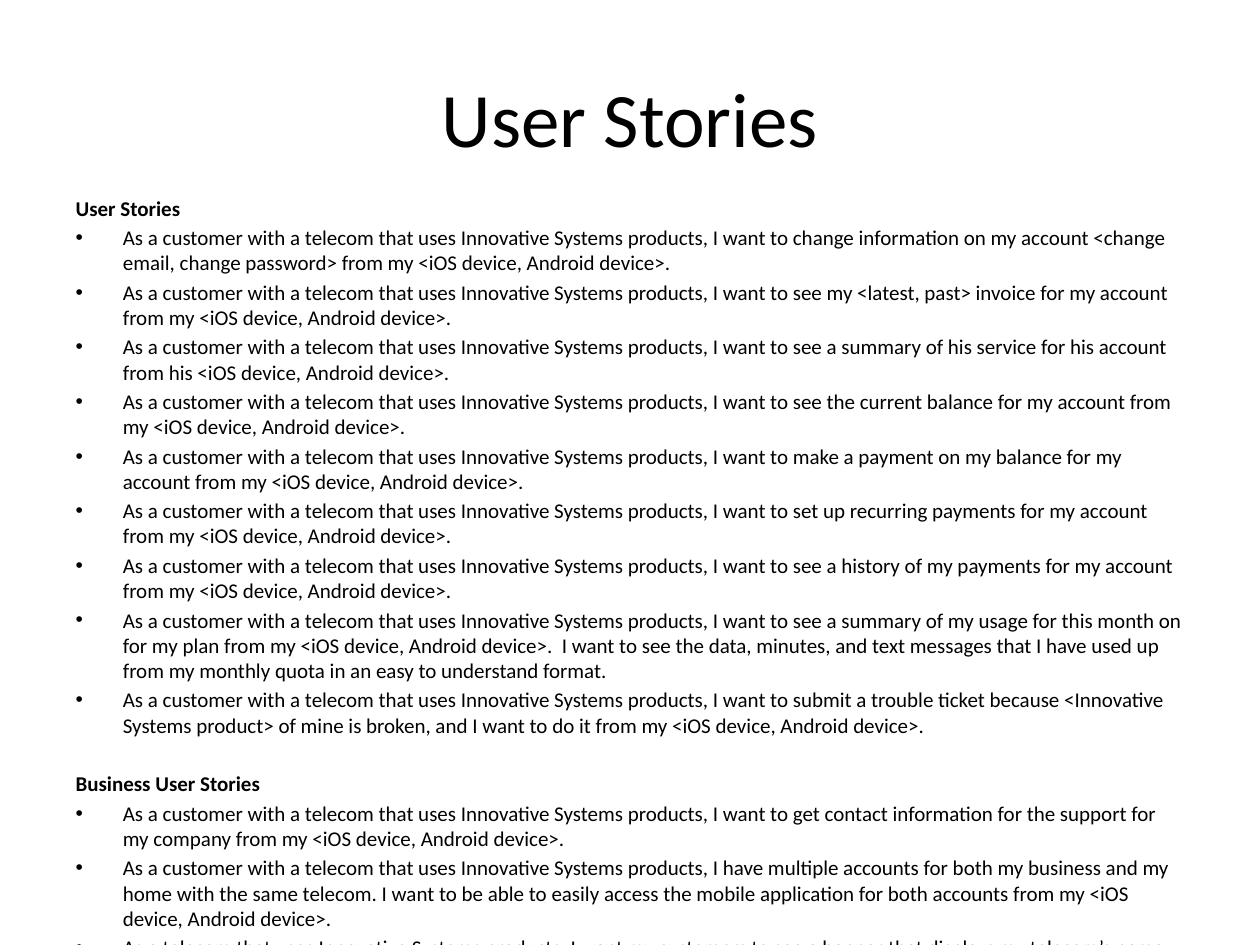
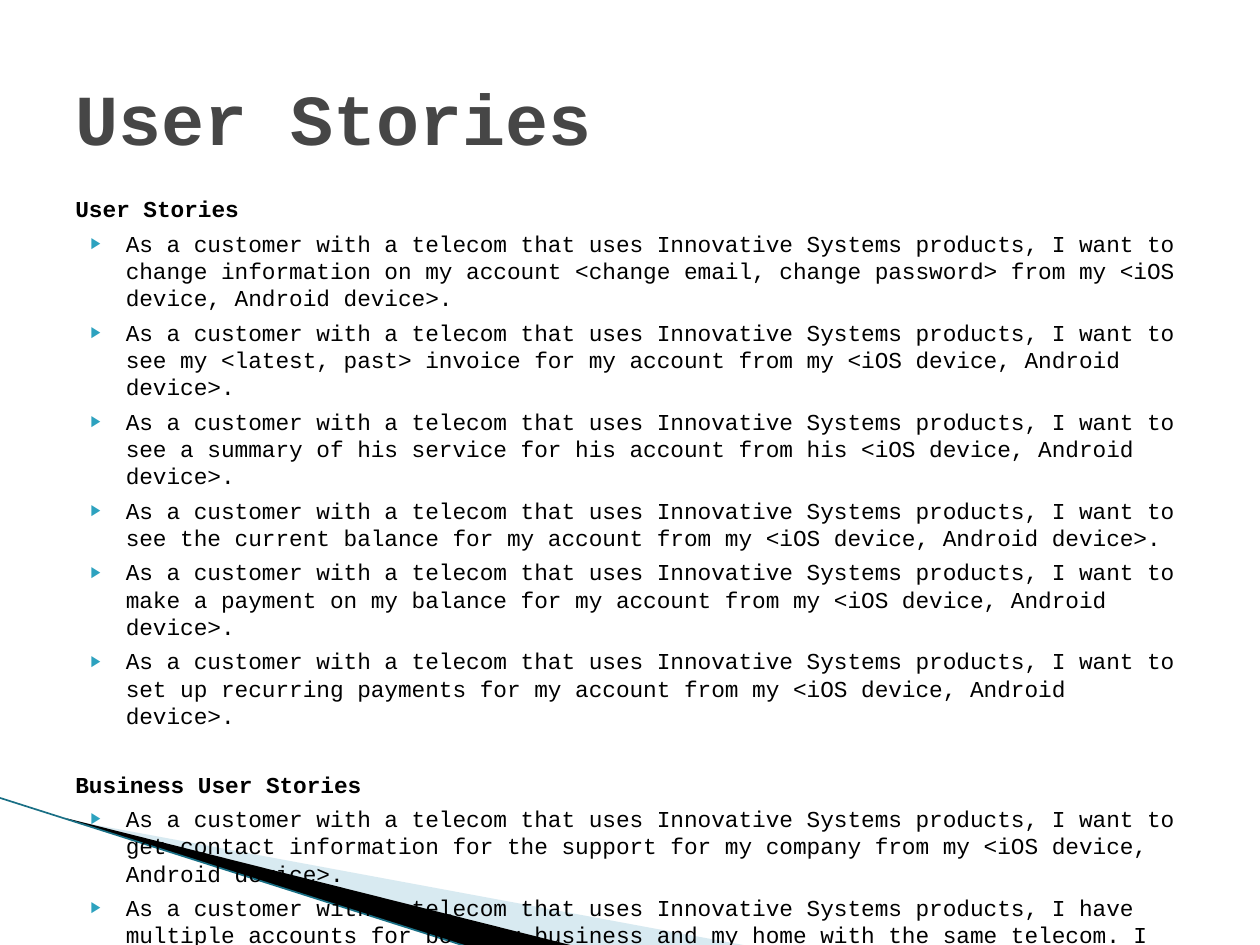
Before and after one commit to SDSMT-CSC/ECPMA, a slide deck: slide 4 of Documentation/Presentation1.pptx. Drawn at 1260x945 pixels with LibreOffice and Linux fonts; fonts in the diff are those of the drawing; background and template pictures are left out. Boxes give left, top, right and bottom in pixels: in the first picture for what was removed or moved away, otherwise in the second. Text is boxed around its words. In the diff, an @@ line names an element or a change of style, - is before the commit and + after.

```diff
--- a/Documentation/Presentation1.pptx
+++ b/Documentation/Presentation1.pptx
@@ title "User Stories" at box(75, 94, 592, 146): size 44 to 41 pt, font Calibri to Courier New, text colour #000000 to #464646, bold on; alignment centre to left @@
@@ text "User Stories" at box(75, 201, 1175, 945): size 12 to 13 pt, font Calibri to Courier New; more space between paragraphs; bullet • to ▶ @@
@@ text at box(123, 558, 1181, 737): paragraphs removed @@
-• As a customer with a telecom that uses Innovative Systems products, I want to see a history of my payments for my account from my <iOS device, Android device>.
-• As a customer with a telecom that uses Innovative Systems products, I want to see a summary of my usage for this month on for my plan from my <iOS device, Android device>. I want to see the data, minutes, and text messages that I have used up from my monthly quota in an easy to understand format.
-• As a customer with a telecom that uses Innovative Systems products, I want to submit a trouble ticket because <Innovative Systems product> of mine is broken, and I want to do it from my <iOS device, Android device>.
@@ line added from (0, 798) to (467, 945), #97C5D8 0.95 pt @@
@@ freeform shape added at box(67, 818, 576, 945), fill #000000 @@
@@ freeform shape added at box(69, 819, 750, 945), fill #A0CBDC at 40% opacity @@
```
Also in this commit, not shown: 5 other slides changed, 3 slides added, 1 slide removed.
